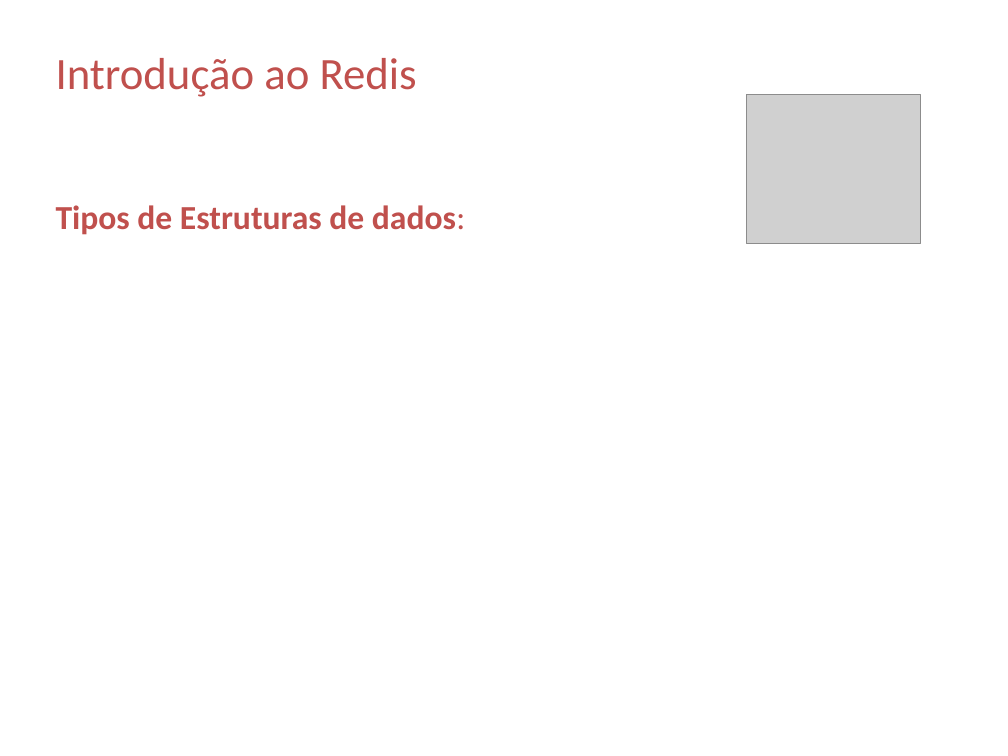
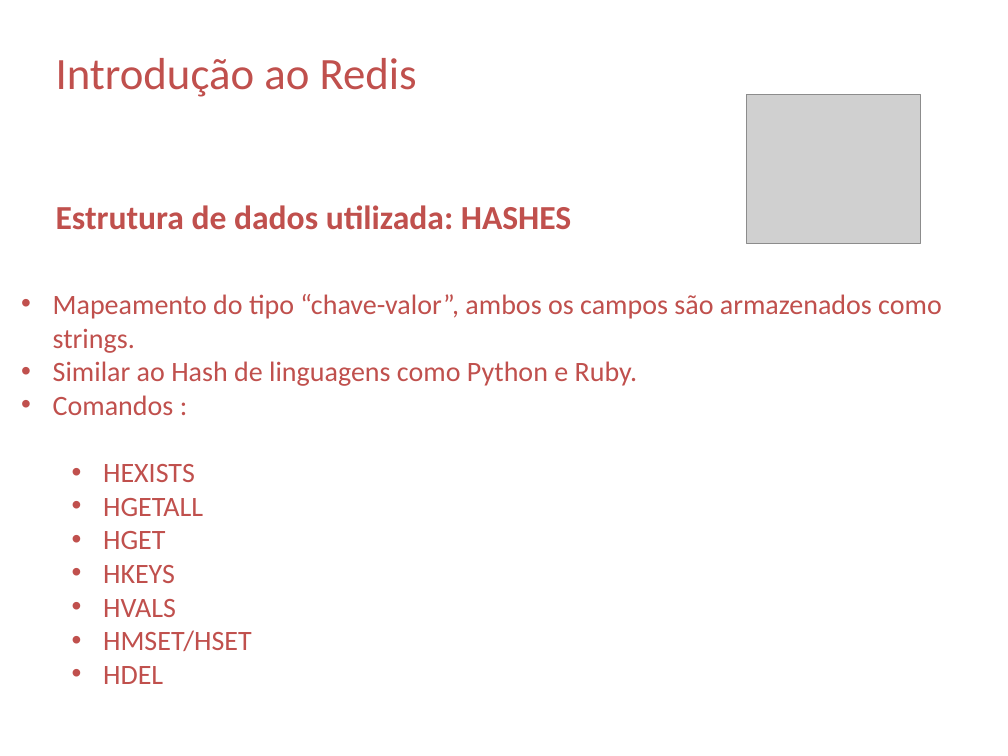
Before and after one commit to carolzamith/trabalhobd_mestrado, a slide deck: slide 10 of apresentaçãoBD.pptx (slide 8 before the commit). Drawn at 1008x756 pixels with LibreOffice and Linux fonts; fonts in the diff are those of the drawing; grey boxes stand for pictures. Boxes give left, top, right and bottom in pixels: in the first picture for what was removed or moved away, otherwise in the second. Text is boxed around its words. In the diff, an @@ line names an element or a change of style, - is before the commit and + after.

```diff
--- a/apresentaçãoBD.pptx
+++ b/apresentaçãoBD.pptx
@@ text at (56, 205, 571, 230): text changed @@
-Tipos de Estruturas de dados:
+Estrutura de dados utilizada: HASHES
@@ text added at (53, 294, 942, 684), 20 pt, text #C0504D @@
+• Mapeamento do tipo “chave-valor”, ambos os campos são armazenados como strings.
+• Similar ao Hash de linguagens como Python e Ruby.
+• Comandos :
+  • HEXISTS
+  • HGETALL
+  • HGET
+  • HKEYS
+  • HVALS
+  • HMSET/HSET
+  • HDEL
```
Also in this commit, not shown: 3 other slides changed, 5 slides added, 1 slide removed.
